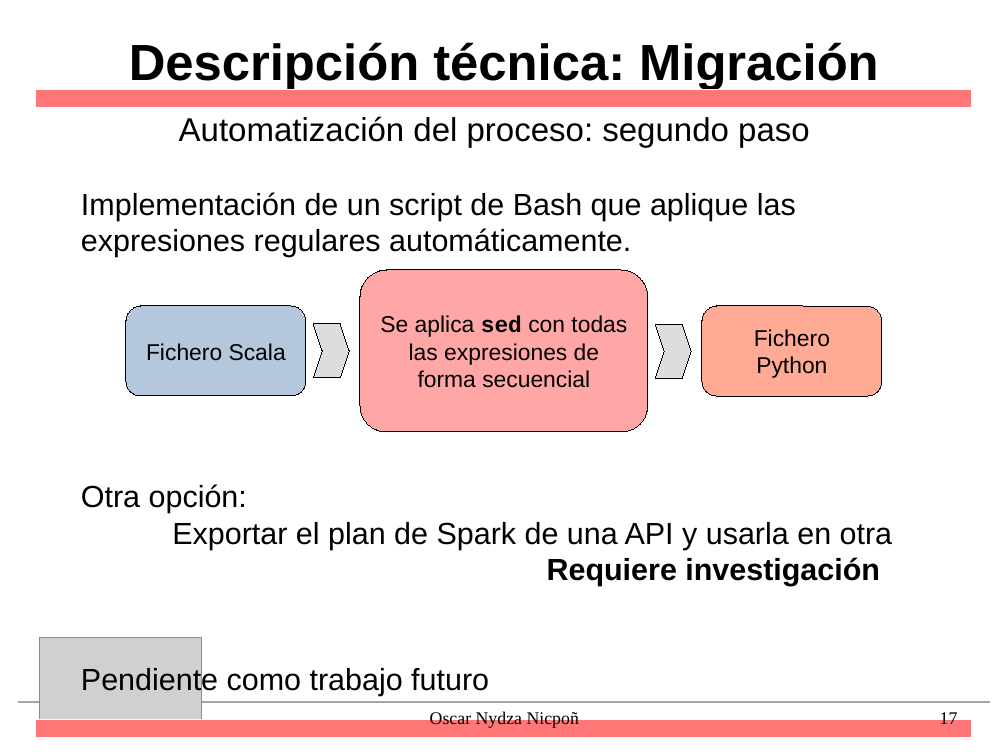
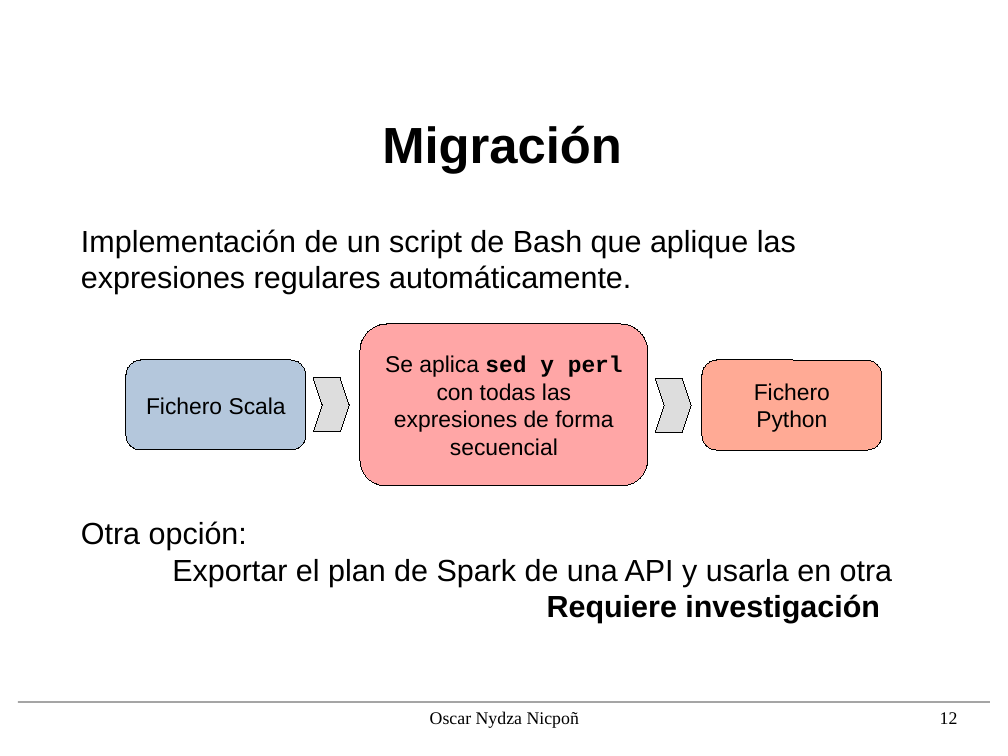
Before and after one commit to nipsn/Spark-TFG, a slide deck: slide 12 of presentacion/diapos.odp (slide 17 before the commit). Drawn at 1008x756 pixels with LibreOffice and Linux fonts; fonts in the diff are those of the drawing; grey boxes stand for pictures; background and template pictures are left out. Boxes give left, top, right and bottom in pixels: in the first picture for what was removed or moved away, otherwise in the second. Text is boxed around its words. In the diff, an @@ line names an element or a change of style, - is before the commit and + after.

```diff
--- a/presentacion/diapos.odp
+++ b/presentacion/diapos.odp
@@ rectangle removed at (x1=36, y1=90, x2=972, y2=108) @@
@@ text removed at (x1=179, y1=116, x2=810, y2=148) @@
-Automatización del proceso: segundo paso
@@ title at (x1=382, y1=125, x2=622, y2=174): text changed @@
-Descripción técnica: Migración
+Migración
@@ text "Implementación de un script de ..." moved from (x1=81, y1=192, x2=893, y2=696) to (x1=81, y1=229, x2=893, y2=623) @@
@@ text in rounded rectangle at (x1=385, y1=355, x2=623, y2=456): text changed @@
-Se aplica sed con todas las expresiones de forma secuencial
+Se aplica sed y perl con todas las expresiones de forma secuencial
@@ 3 rounded rectangles, 2 freeform shapes moved together from (x1=126, y1=270, x2=883, y2=432) to (x1=126, y1=324, x2=883, y2=486) @@
@@ picture removed at (x1=39, y1=638, x2=201, y2=731) @@
@@ text at (x1=81, y1=666, x2=489, y2=696): paragraph removed @@
-Pendiente como trabajo futuro
@@ page number at (x1=940, y1=712, x2=958, y2=724): text changed @@
-17
+12
@@ rectangle removed at (x1=36, y1=720, x2=972, y2=738) @@
```
Also in this commit, not shown: 12 other slides changed, 6 slides added, 6 slides removed, 3 other files.
